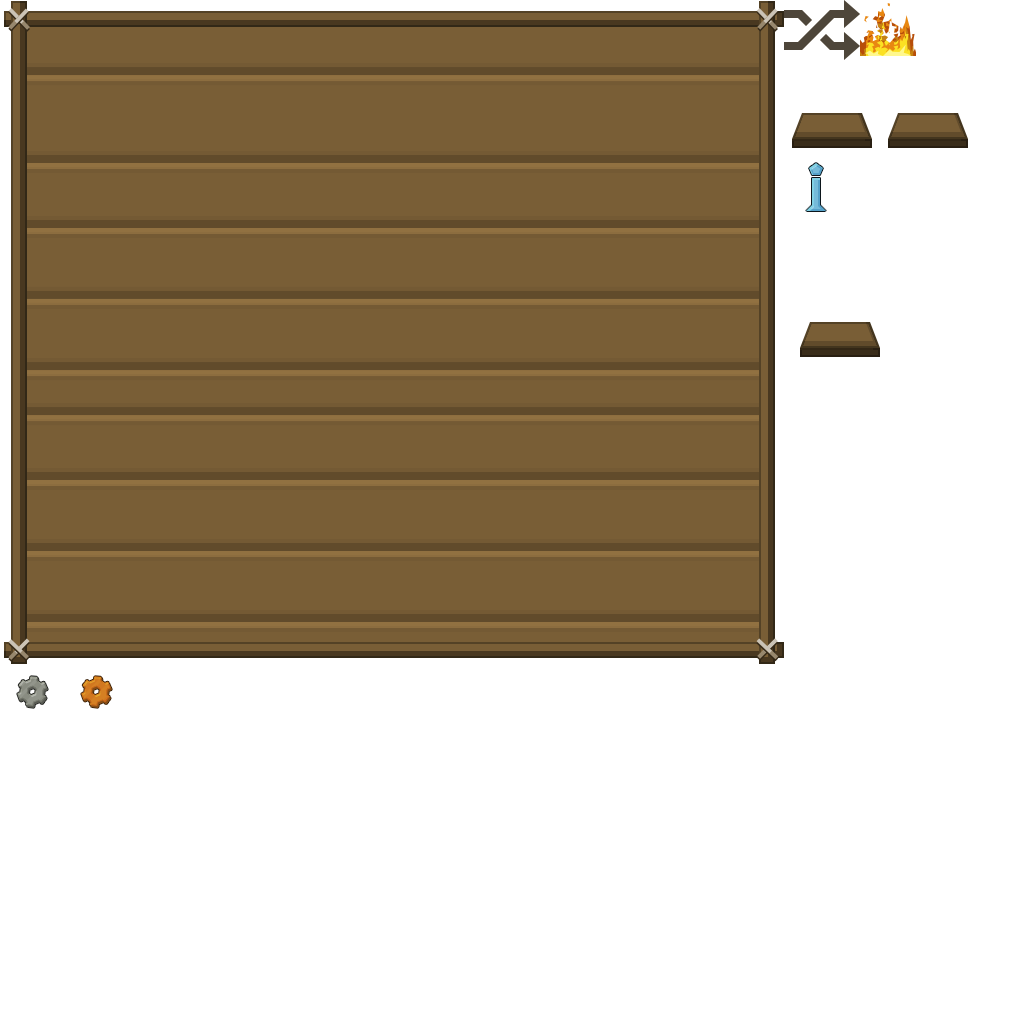
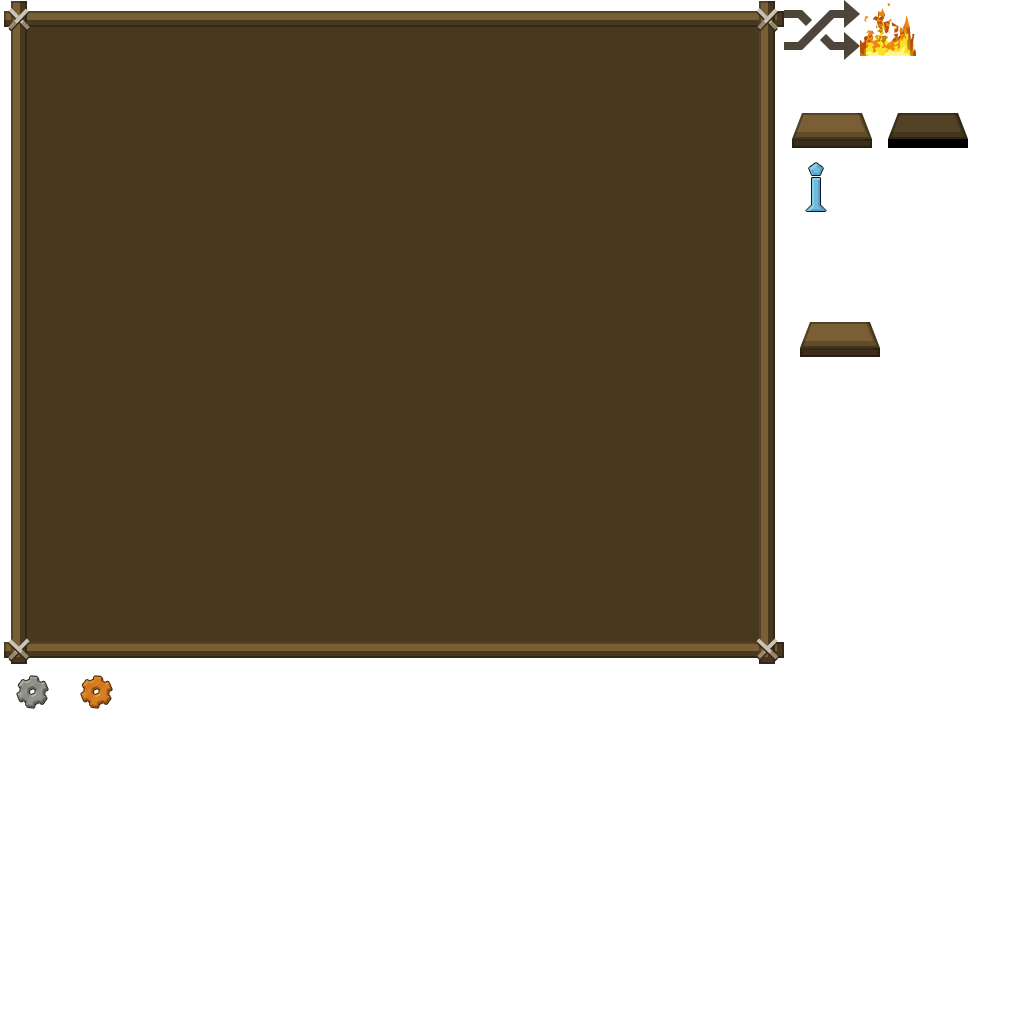
Comparing the layer stacks of the two 1024×1024 images. Changes:
added layer "Forme 357 copy" in group "tabs" over [888, 139, 968, 148]
added layer "Forme 356 copy" in group "tabs" over [888, 113, 968, 139]
painted on "Forme 357" over [888, 139, 968, 148]
painted on "Forme 356" over [888, 113, 968, 139]
removed layer "Forme 10 copie 8" (was overlay, 20%) from group "inventory" over [27, 67, 759, 628]
painted on "Forme 340" over [27, 27, 759, 642]
